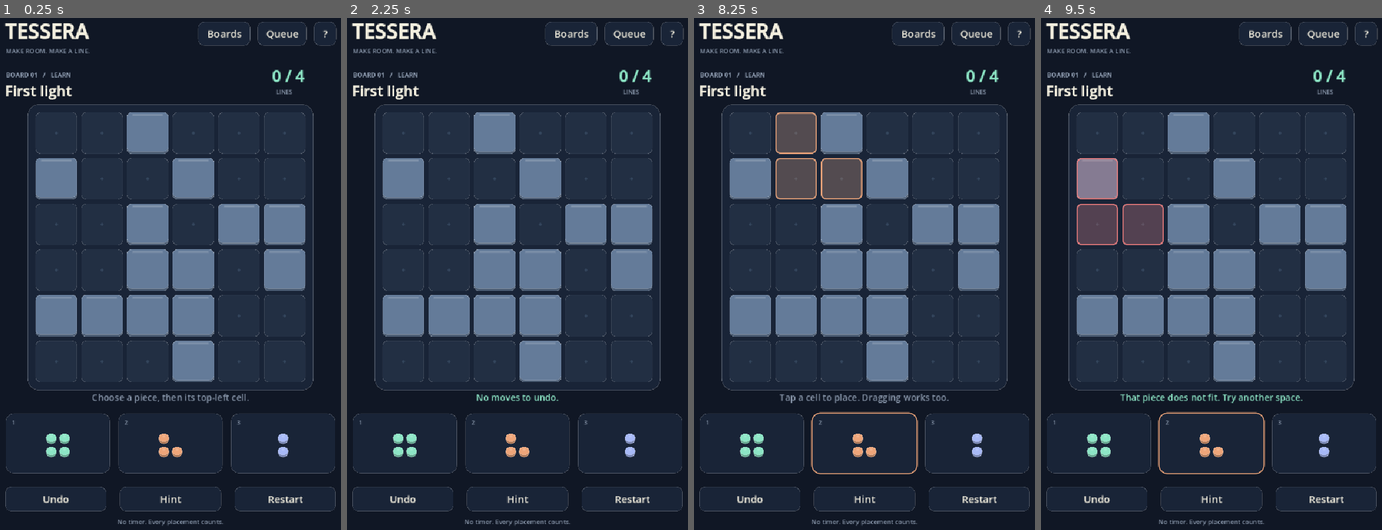
Above: before the commit, frames 1-4 (left to right).
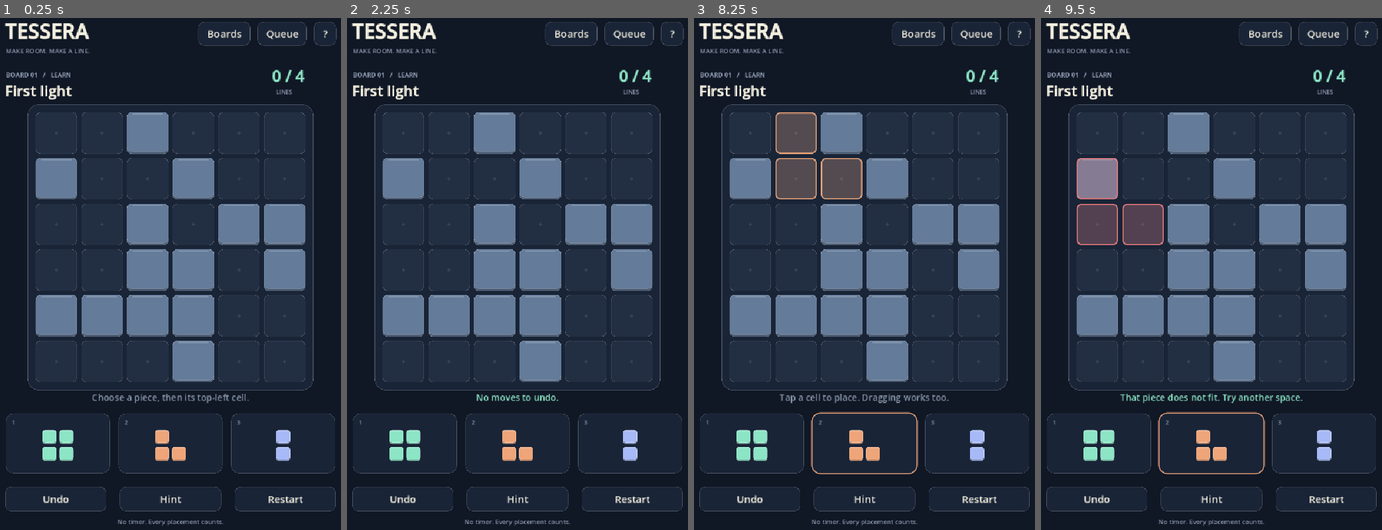
Above: after the commit, the same moments.

Repository: chaosmos-studio/experiments
Game: Godot game, scene res://scenes/main.tscn
The game is run twice, just before and just after one commit, with the same random seed, the same clock (stepped at 60 frames per second) and the same inputs.
Inputs (mouse positions are in pixels of both pictures, inside the frame that each line leads up to):
- Up to frame 1 (0.25 s): no input
- Up to frame 2 (2.25 s): tap Enter at 0.5, 2 s; drag from (517, 263) to (555, 146) at 0.52 s; tap Space at 1.25 s; drag from (442, 289) to (497, 371) at 1.27 s; move the mouse to (555, 146) at 2.02 s; hold Right from 2.03 s (still down); tap U at 2.1 s
- Up to frame 3 (8.25 s): release Right at 2.75 s; tap Space at 2.75, 3.77, 4.25, 6.77 s; drag from (844, 371) to (748, 186) at 2.77 s; tap Enter at 3.5, 6.6 s; move the mouse to (980, 345) at 3.52 s; hold Left 3.53-4.25 s; tap R at 3.6 s; drag from (748, 186) to (806, 130) at 4.27 s; move the mouse to (884, 263) at 5.02 s; hold Down 5.03-5.75 s; tap I at 5.1 s; click (884, 263) at 5.17 s; drag from (806, 130) to (789, 289) at 5.77 s; move the mouse to (949, 238) at 6.52 s; hold Up 6.53-7.25 s; drag from (789, 289) to (844, 371) at 7.27 s; move the mouse to (902, 146) at 8.02 s; hold Down from 8.03 s (still down); tap 2 at 8.1 s
- Up to frame 4 (9.5 s): release Down at 8.75 s; drag from (1191, 371) to (1095, 186) at 8.77 s

The runs differ from the first frame. In frame 1, 1.1% of the frame differs, in the area x 12-88%, y 18-87%; in frame 2, 1.1%; in frame 3, 1.1%; in frame 4, 1.1%.

Commit message:
Make Tessera piece silhouettes clearer on small screens

Diff:
--- a/scripts/main.gd
+++ b/scripts/main.gd
@@ -336,16 +336,20 @@
 	buttons.append({"rect":rect,"action":action})
 
 func _tile(rect: Rect2, color: Color, alpha: float = 1.0) -> void:
-	_box(rect,Color(color.darkened(.25),alpha),9)
-	_box(Rect2(rect.position,rect.size-Vector2(0,4)),Color(color,alpha),9)
-	draw_line(rect.position+Vector2(12,6),rect.position+Vector2(rect.size.x-12,6),Color(1,1,1,.18*alpha),2,true)
+	var radius := mini(9, int(rect.size.x*0.18))
+	var bevel := minf(4.0, rect.size.x*0.10)
+	_box(rect,Color(color.darkened(.25),alpha),radius)
+	_box(Rect2(rect.position,rect.size-Vector2(0,bevel)),Color(color,alpha),radius)
+	var inset := rect.size.x*0.15
+	draw_line(rect.position+Vector2(inset,bevel),rect.position+Vector2(rect.size.x-inset,bevel),Color(1,1,1,.18*alpha),1.5,true)
 
 func _mini(shape: Array, center: Vector2, unit: float, color: Color, alpha: float = 1.0) -> void:
 	var extent := Vector2.ZERO
 	for p in shape: extent = extent.max(Vector2(float(p[0])+1,float(p[1])+1))
-	var origin := center-extent*unit*.5
+	var tile_unit := minf(unit, 96.0/maxf(extent.x,extent.y))
+	var origin := center-extent*tile_unit*.5
 	for p in shape:
-		_tile(Rect2(origin+Vector2(p[0],p[1])*unit+Vector2(2,2),Vector2.ONE*(unit-4)),color,alpha)
+		_tile(Rect2(origin+Vector2(p[0],p[1])*tile_unit+Vector2(2,2),Vector2.ONE*(tile_unit-4)),color,alpha)
 
 func _draw() -> void:
 	if levels.is_empty(): return
@@ -416,7 +420,7 @@
 		var active := group.has(id)
 		_box(rect,PANEL if active else Color("141e2e"),16,COLORS[slot] if id==selected else Color.TRANSPARENT,2)
 		if active:
-			_mini(shapes[int(rules.pieces[id])],rect.get_center()+Vector2(0,4),25,COLORS[slot])
+			_mini(shapes[int(rules.pieces[id])],rect.get_center()+Vector2(0,4),32,COLORS[slot])
 			_text(str(slot+1),rect.position+Vector2(13,23),12,MUTED)
 		else:
 			_center("Placed",rect.get_center().x,rect.get_center().y+5,14,MUTED)
